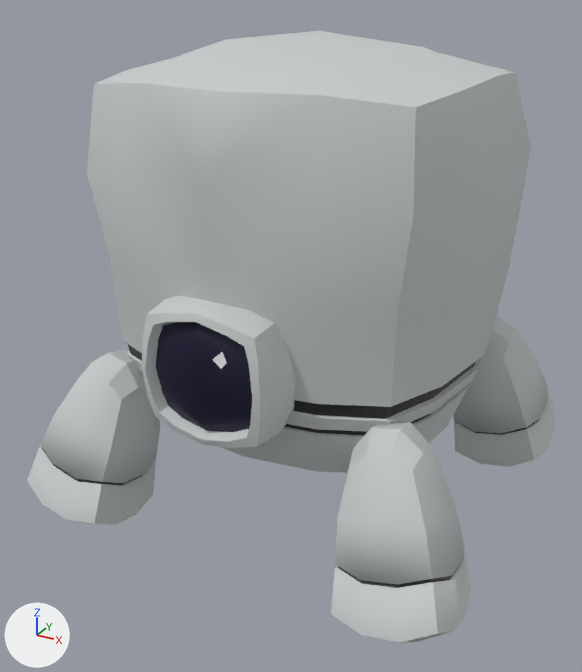
Two versions of the FBX model asset/Model/enemy_a_model.fbx, one commit apart.
Both versions are drawn from a 50 mm lens placed at (1.58, -3.07, 2.29), pointed at (-0.04, -0.13, 0.82). The axes (+X, +Y, +Z) are drawn at lower left. The lights are the same throughout. The older version comes first.

The older version as bpy lines, for what is in view:
```python
mat_body = principled_material('Body')
mat_body.base_color = (0.575, 0.606, 0.606)  # light grey #c8cccc
mat_body.roughness = 1.0
mat_gear_003 = principled_material('Gear.003')
mat_gear_003.base_color = (0.00326, 0.00151, 0.0277)  # dark blue #0b052e
mat_マテリアル_006 = principled_material('マテリアル.006')
mat_マテリアル_006.base_color = (0.0191, 0.0191, 0.0191)  # black #262626
me_立方体_005 = bpy.data.meshes.new('立方体.005')
me_立方体_005.from_pydata(...)  # 712 vertices, 700 faces; spans x -1.01..1.01, y -0.97..0.97, z -0.02..2.11
# faces by material slot: [600, 80, 19, 1]
me_立方体_005.materials.append(mat_body)  # light grey #c8cccc
me_立方体_005.materials.append(mat_マテリアル_006)  # black #262626
me_立方体_005.materials.append(mat_gear_003)  # dark blue #0b052e
me_立方体_005.materials.append(mat_マテリアル_005)  # white #e7e7e7
ob_ears_005 = bpy.data.objects.new('ears.005', me_立方体_005)
ob_ears_005.location = (0.0, 0.0, 0.0)
```
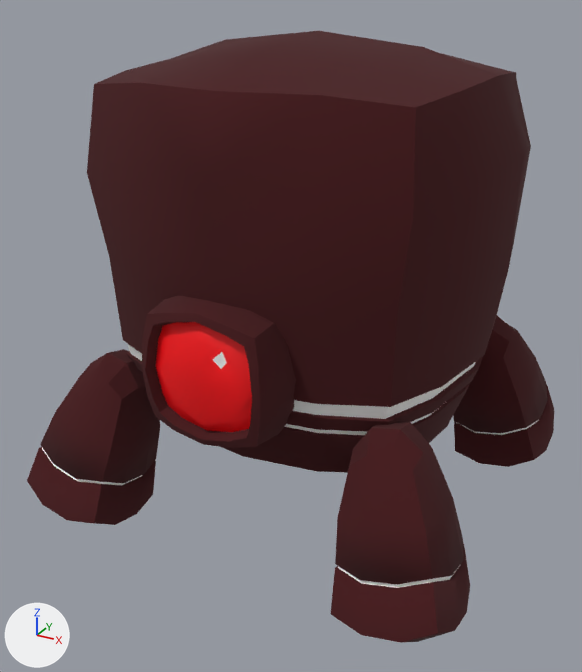
Pixel boxes [x1, y1, x2, y2] of what changed, in the pictures (582 x 672 px):
'ears.005', recoloured (light grey to dark red): [27, 31, 554, 643] in both

What changed in the scene script:
```text
Change mat_body:
    mat_body.base_color: (0.575, 0.606, 0.606) -> (0.0605, 0.00411, 0.00594)  # light grey #c8cccc -> dark red #460d12
Change mat_マテリアル_006:
    mat_マテリアル_006.base_color: (0.0191, 0.0191, 0.0191) -> (1.0, 1.0, 1.0)  # black #262626 -> white #ffffff
Change mat_gear_003:
    mat_gear_003.base_color: (0.00326, 0.00151, 0.0277) -> (1.0, 0.0, 0.00354)  # dark blue #0b052e -> red #ff000c
```
